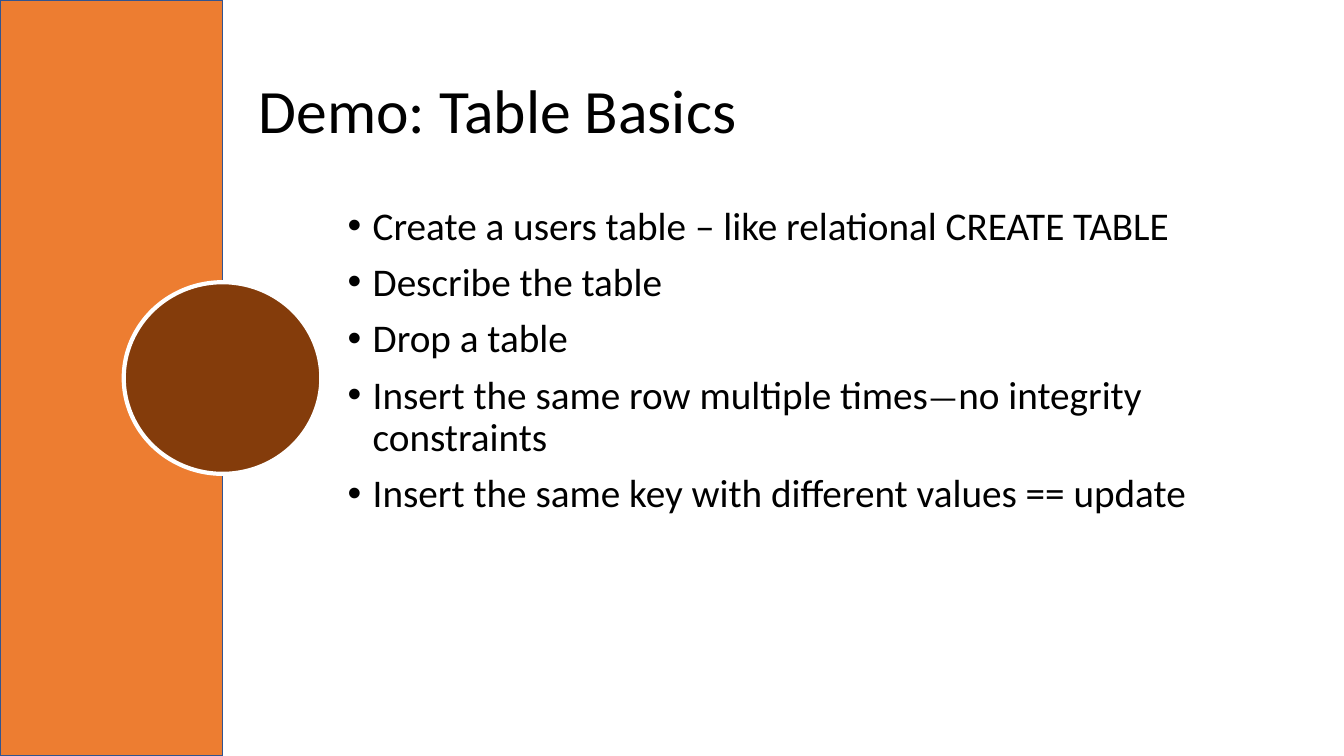
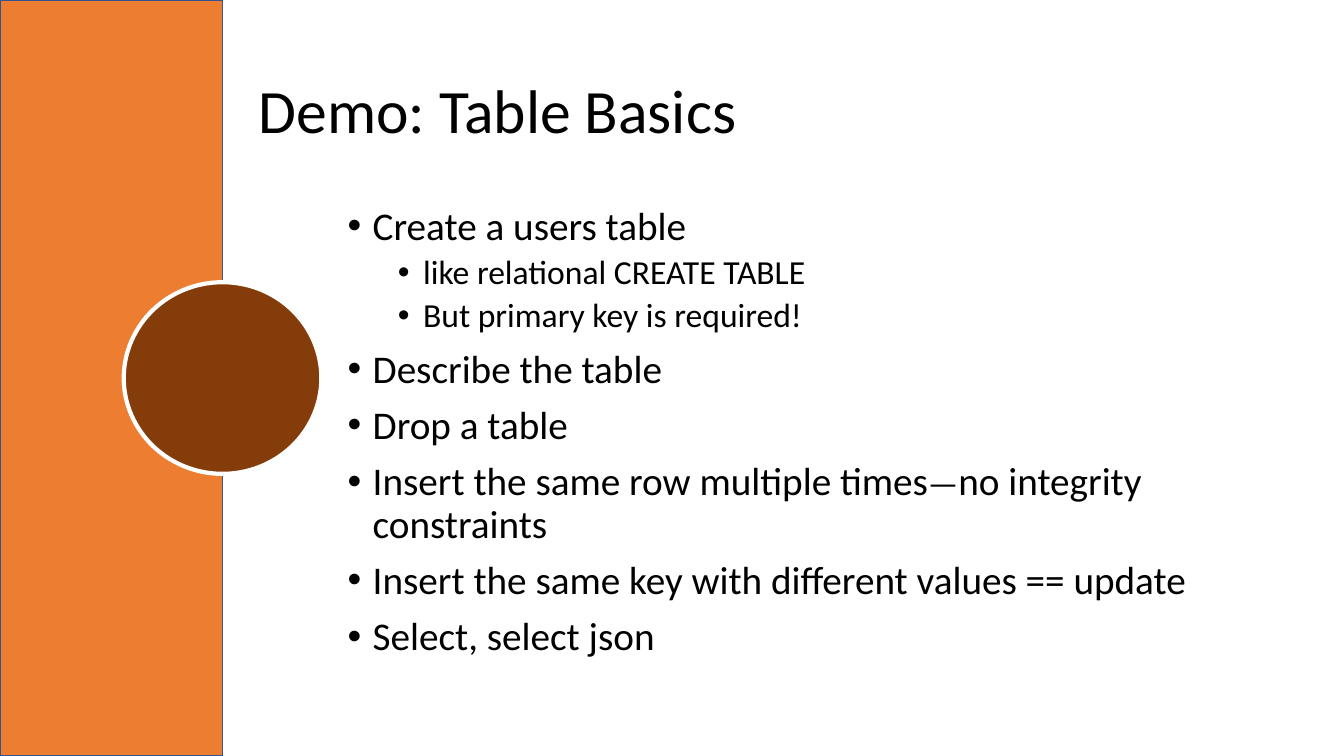
Before and after one commit to mafudge/ist769-old, a slide deck: slide 36 of content/G-Widecolumn/G-Widecolumn.pptx (slide 37 before the commit). Drawn at 1344x756 pixels with LibreOffice and Linux fonts; fonts in the diff are those of the drawing; background and template pictures are left out. Boxes give left, top, right and bottom in pixels: in the first picture for what was removed or moved away, otherwise in the second. Text is boxed around its words. In the diff, an @@ line names an element or a change of style, - is before the commit and + after.

```diff
--- a/content/G-Widecolumn/G-Widecolumn.pptx
+++ b/content/G-Widecolumn/G-Widecolumn.pptx
@@ text at (373, 212, 805, 333): text changed; size 28 to 24 pt @@
-• Create a users table – like relational CREATE TABLE
+• Create a users table
+  • like relational CREATE TABLE
+  • But primary key is required!
@@ text at (373, 622, 655, 657): paragraph added @@
+• Select, select json
```
Also in this commit, not shown: 33 other slides changed, 12 slides added, 13 slides removed, 52 other files.
